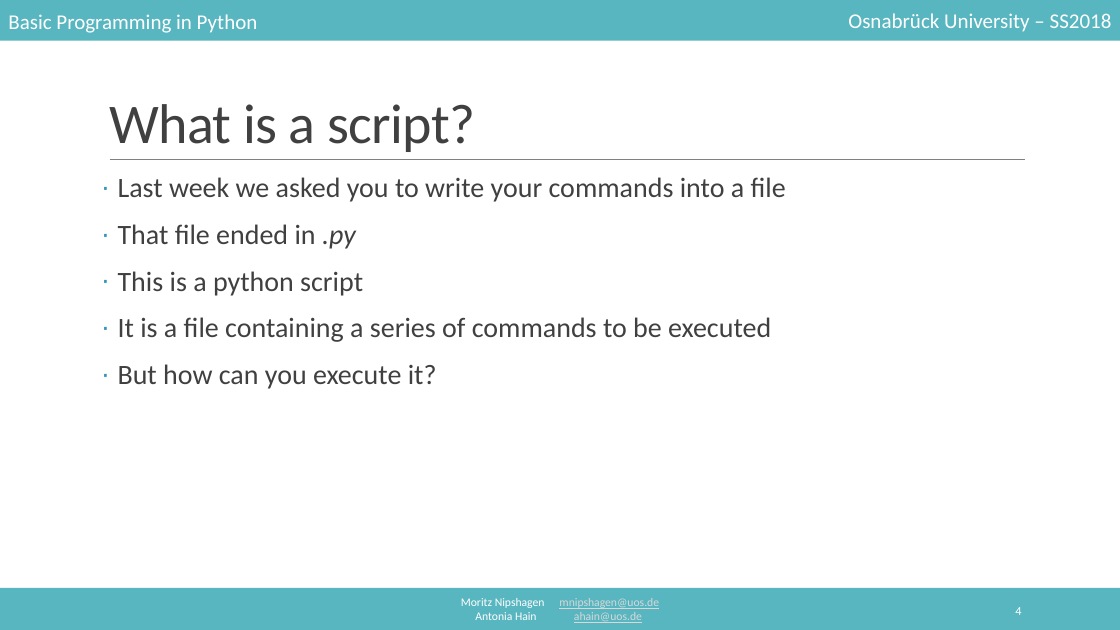
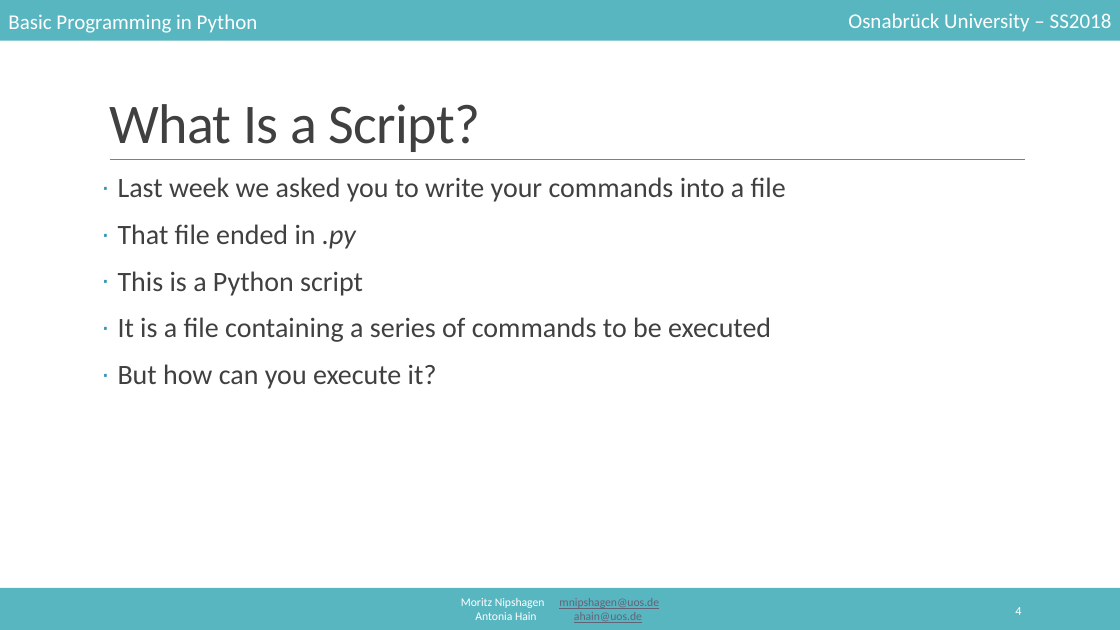
Before and after one commit to mnipshagen/monty, a slide deck: slide 4 of 2018/02/Syntax_and_variables.pptx. Drawn at 1120x630 pixels with LibreOffice and Linux fonts; fonts in the diff are those of the drawing. Boxes give left, top, right and bottom in pixels: in the first picture for what was removed or moved away, otherwise in the second. Text is boxed around its words. In the diff, an @@ line names an element or a change of style, - is before the commit and + after.

```diff
--- a/2018/02/Syntax_and_variables.pptx
+++ b/2018/02/Syntax_and_variables.pptx
@@ title at (109,104,480,152): text changed @@
-What is a script?
+What Is a Script?
@@ text at (118,271,363,296): text changed @@
-· This is a python script
+· This is a Python script
@@ text "Moritz Nipshagen mnipshagen@uos.de" at (461,598,659,623): text colour #D8D8D8 to #636378 in "mnipshagen@uos.de", "ahain@uos.de" @@
```
Also in this commit, not shown: 38 other slides changed, 1 slide removed, 15 other files.
